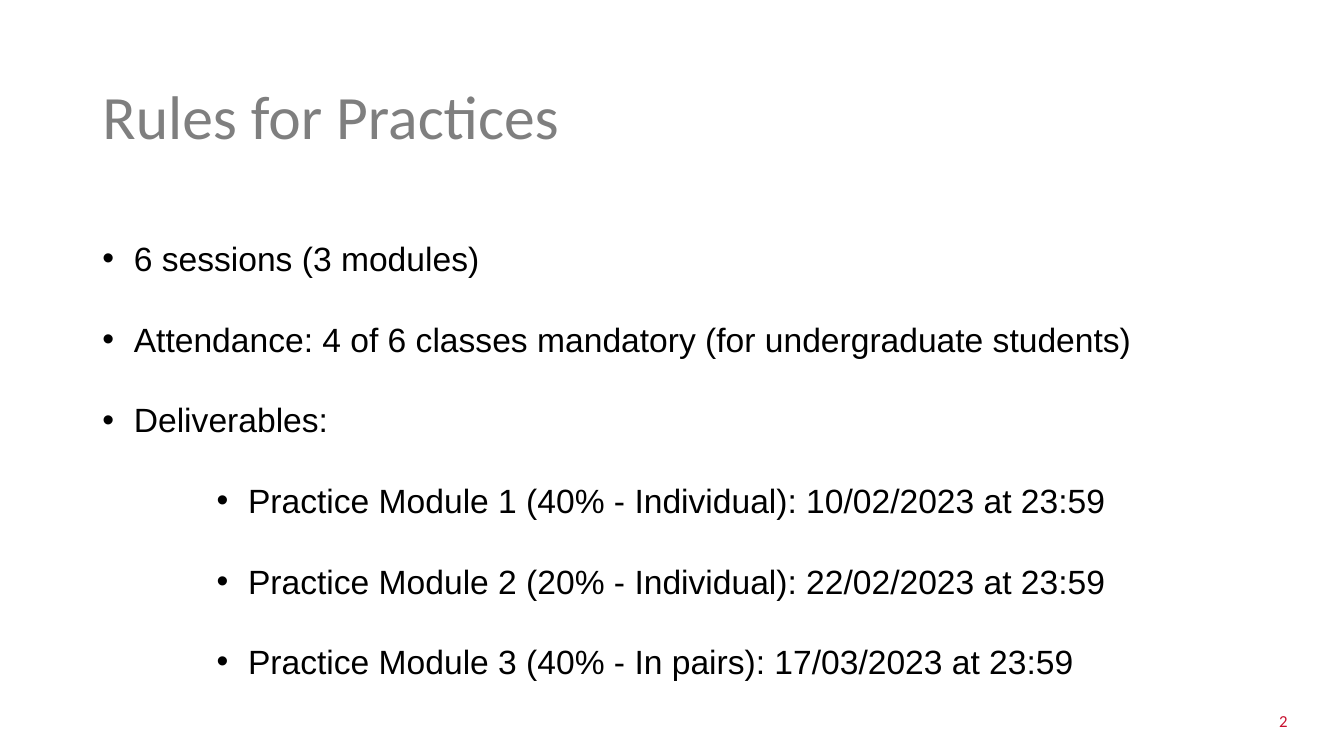
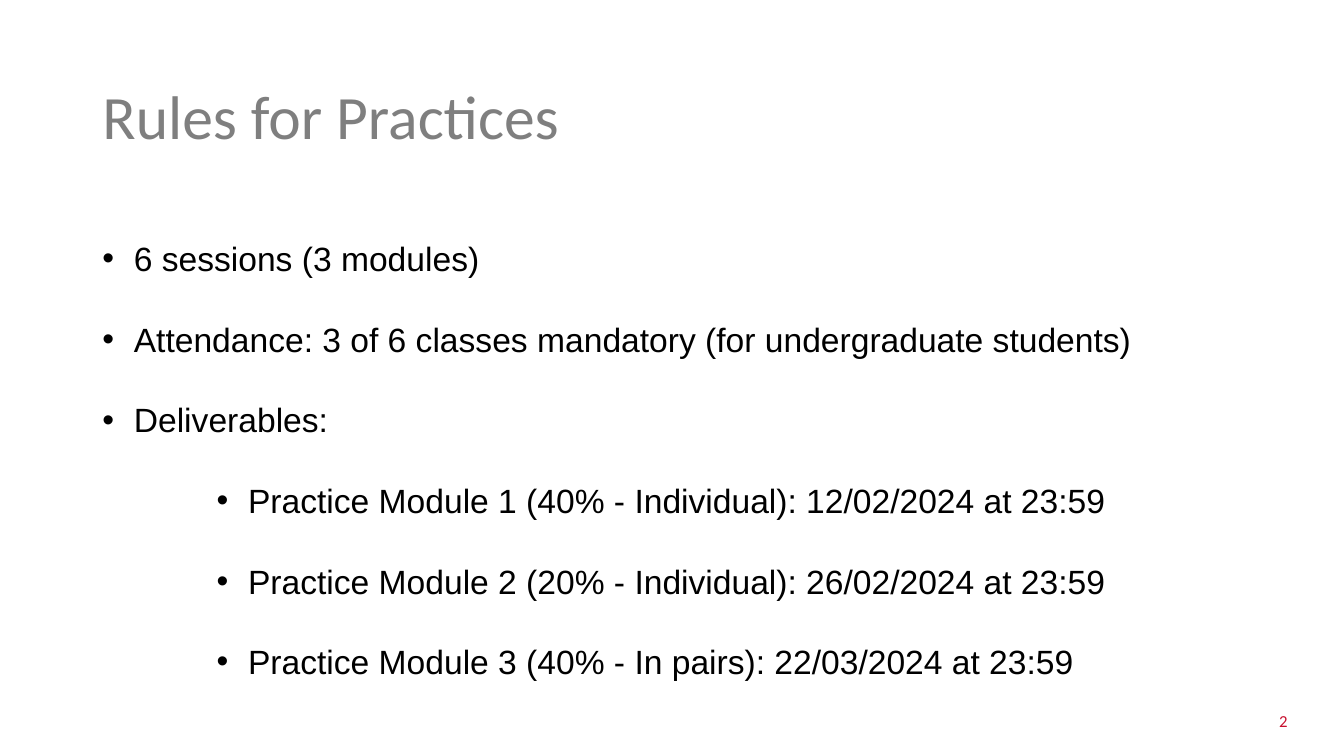
Before and after one commit to manuchis/UPF-FATE-2023, a slide deck: slide 2 of P1-anonymization.pptx. Drawn at 1344x756 pixels with LibreOffice and Linux fonts; fonts in the diff are those of the drawing; background and template pictures are left out. Boxes give left, top, right and bottom in pixels: in the first picture for what was removed or moved away, otherwise in the second. Text is boxed around its words. In the diff, an @@ line names an element or a change of style, - is before the commit and + after.

```diff
--- a/P1-anonymization.pptx
+++ b/P1-anonymization.pptx
@@ text at [134,327,1131,359]: text changed @@
-• Attendance: 4 of 6 classes mandatory (for undergraduate students)
+• Attendance: 3 of 6 classes mandatory (for undergraduate students)
@@ text at [248,488,1105,681]: text changed @@
-        • Practice Module 1 (40% - Individual): 10/02/2023 at 23:59
-        • Practice Module 2 (20% - Individual): 22/02/2023 at 23:59
-        • Practice Module 3 (40% - In pairs): 17/03/2023 at 23:59
+        • Practice Module 1 (40% - Individual): 12/02/2024 at 23:59
+        • Practice Module 2 (20% - Individual): 26/02/2024 at 23:59
+        • Practice Module 3 (40% - In pairs): 22/03/2024 at 23:59
```
Also in this commit, not shown: 3 other files.
